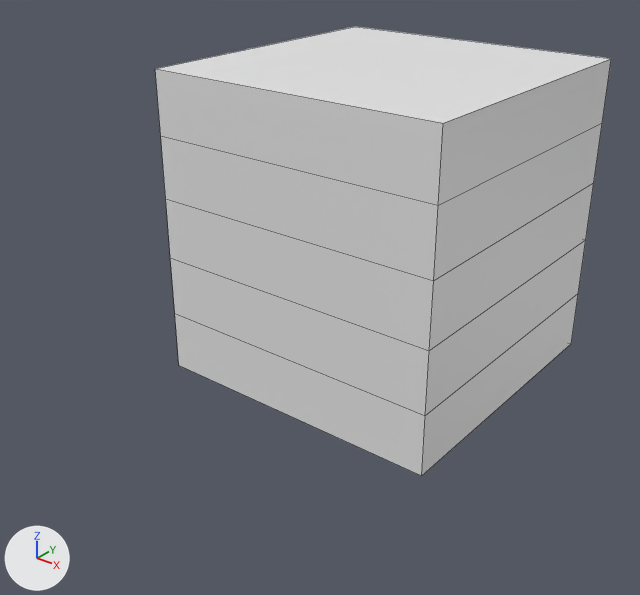
Before and after pictures for a commit that changed the Blender file rct2/scenery/EgyptianTheming/wew_Wall/wew_V001.blend.
One viewpoint serves both versions: a 50 mm lens placed at (6.24, -9.15, 6.25), pointed at (-0.01, -1.35, 1.41). Arrows for +X, +Y and +Z are at lower left; the lights stay in place. Mesh edges are drawn as thin lines. The same objects are shown in both versions, whatever each file hides.
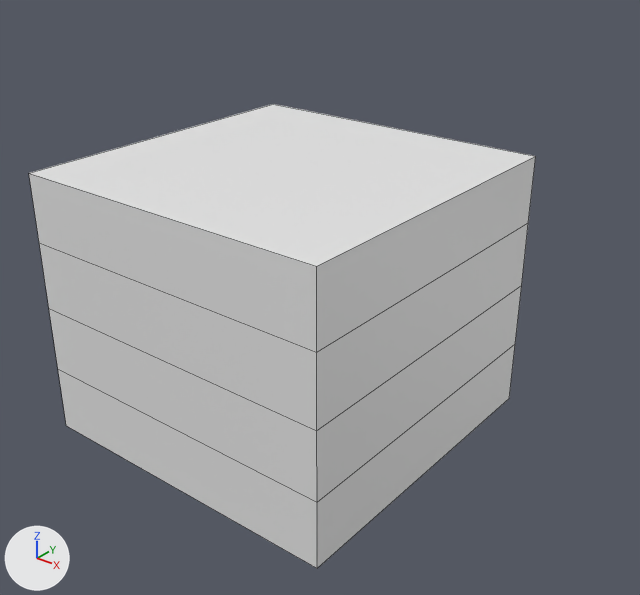
Edits to the bpy script that builds the scene:
```text
Change ob_cube_001:
    ob_cube_001.location: (0.0, 0.0, 0.0) -> (0.0, -1.9, 0.0)
    where _m = ob_cube_001.modifiers.new('Array', 'ARRAY')
    _m.count: 5 -> 4
```

Boxes [x1, y1, x2, y2] around the edits, measured in the pictures (640 x 595 px):
'Cube.001', moved, modifiers changed: before [155, 26, 611, 476]; after [29, 104, 536, 568]
